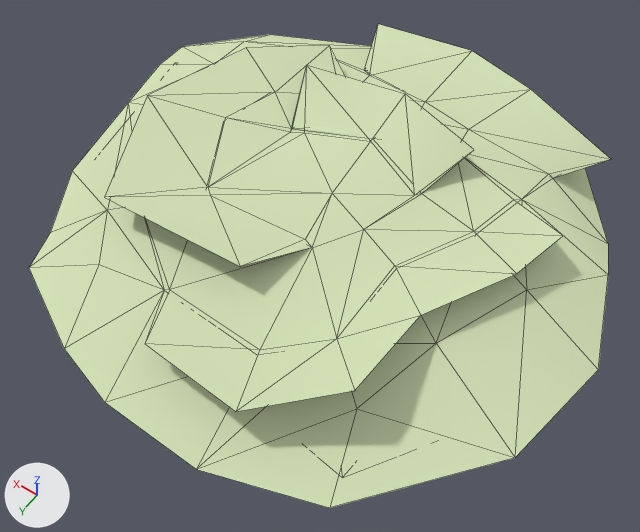
One commit to the Blender file src/props_farm/haypile001.blend: the scene before it, then after it.
Rendered twice from a camera (50 mm lens) standing at (-86.1, 115.1, 164.0) and looking at (-12.7, 12.4, 2.6). The axes (+X, +Y, +Z) are drawn at lower left. The lights are the same throughout. Mesh edges are drawn as thin lines.

Objects in the first picture: 'haypile001_reference'.
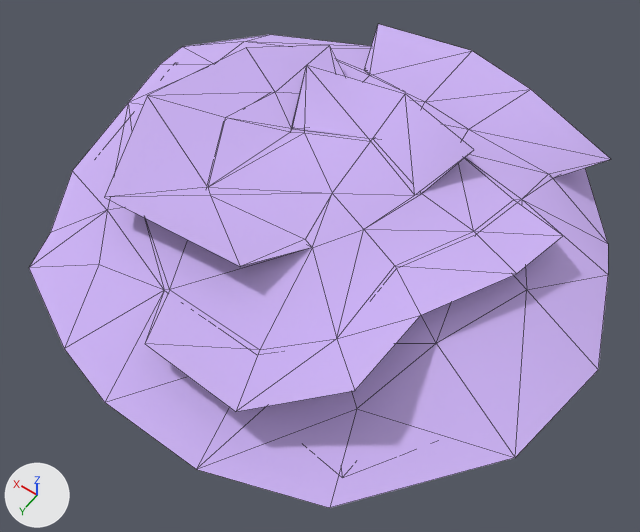
Location of each change, [x1, y1, x2, y2] in pixels of the pictures (640 x 532 px):
'haypile001_reference', recoloured (green to purple)
    both: [29, 24, 610, 508]

The change, as a diff of the scene's bpy script:
```diff
--- a/src/props_farm/haypile001.blend.py
+++ b/src/props_farm/haypile001.blend.py
@@ mat_haypile001_card @@
 mat_haypile001_card = diffuse_material('haypile001_card')
-mat_haypile001_card.base_color = (0.664, 0.759, 0.481)  # green #d5e2b8
+mat_haypile001_card.base_color = (0.612, 0.458, 0.901)  # purple #cdb4f4
```
